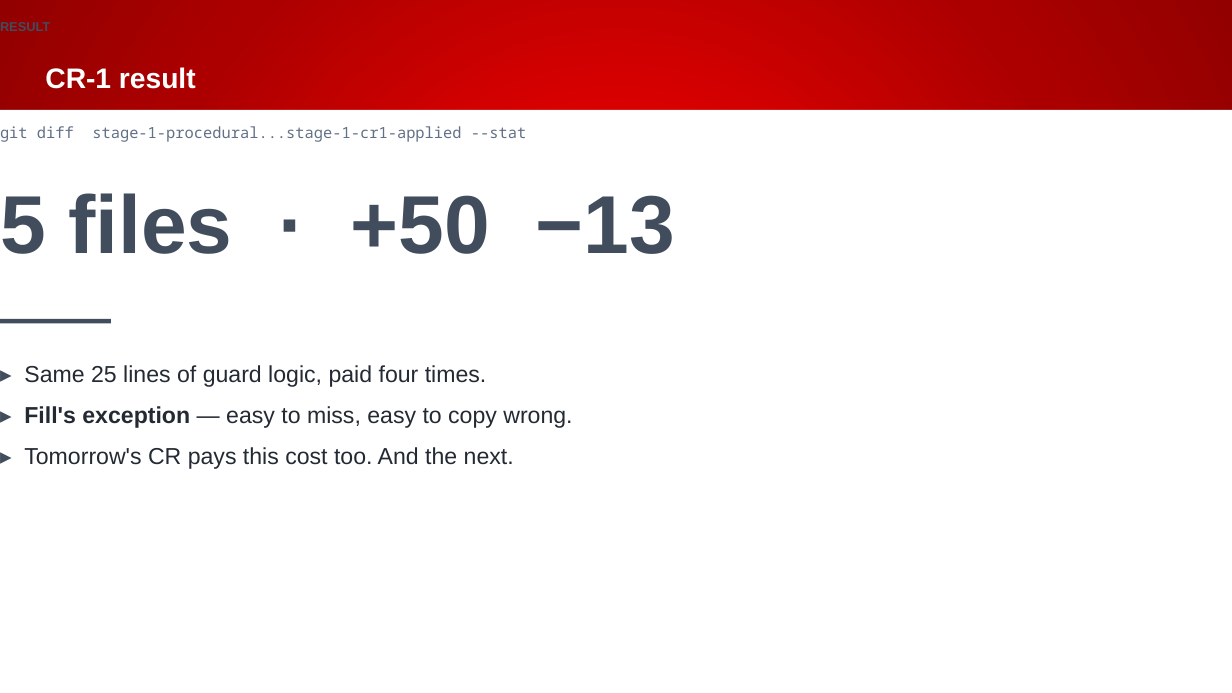
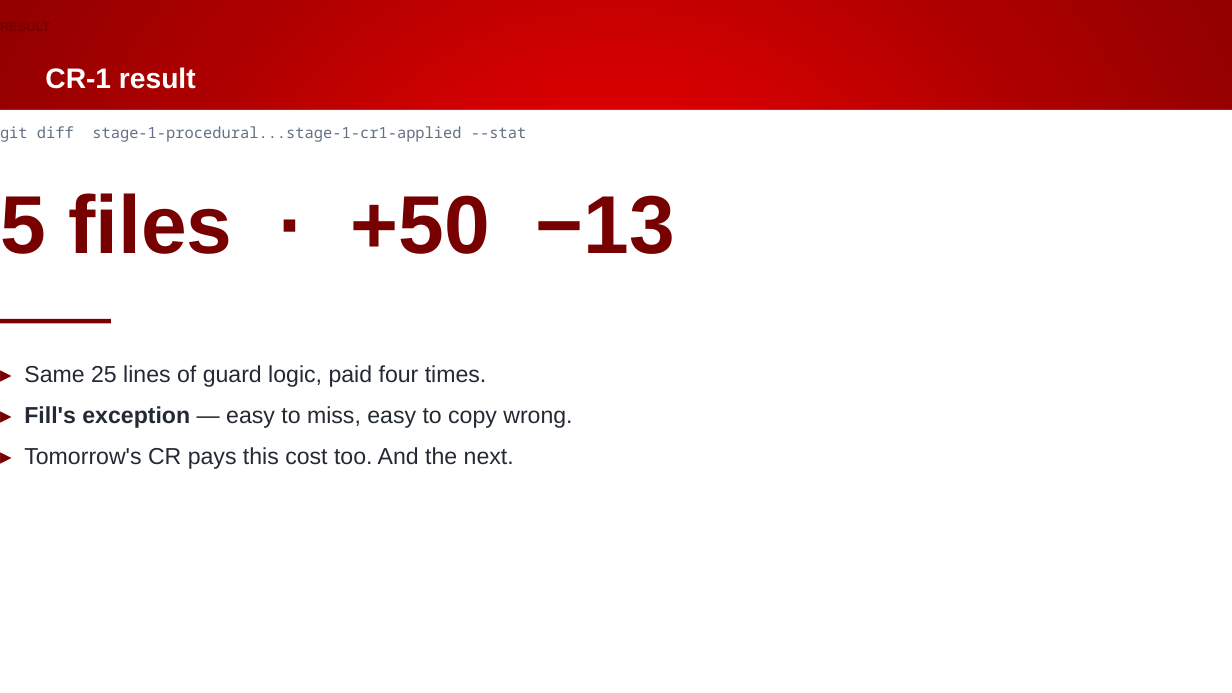
Before and after one commit to Beckhoff-USA-Community/Procedural_To_SOLID, a slide deck: slide 16 of presentation/NEM2026_workshop.pptx. Drawn at 1232x693 pixels with LibreOffice and Linux fonts; fonts in the diff are those of the drawing; background and template pictures are left out. Boxes give left, top, right and bottom in pixels: in the first picture for what was removed or moved away, otherwise in the second. Text is boxed around its words. In the diff, an @@ line names an element or a change of style, - is before the commit and + after.

```diff
--- a/presentation/NEM2026_workshop.pptx
+++ b/presentation/NEM2026_workshop.pptx
@@ text "RESULT" at (0,17,1025,46): text colour #414D5C to #770000 @@
@@ text "5 files · +50 −13" at (0,193,675,254): text colour #414D5C to #770000 @@
@@ rectangle at (0,319,111,323): fill #414D5C to #770000 @@
@@ text "▸ Same 25 lines of ..." at (24,365,572,469): text colour #414D5C to #770000 in "▸", "▸", "▸" @@
```
Also in this commit, not shown: 16 other slides changed, 2 other files.
